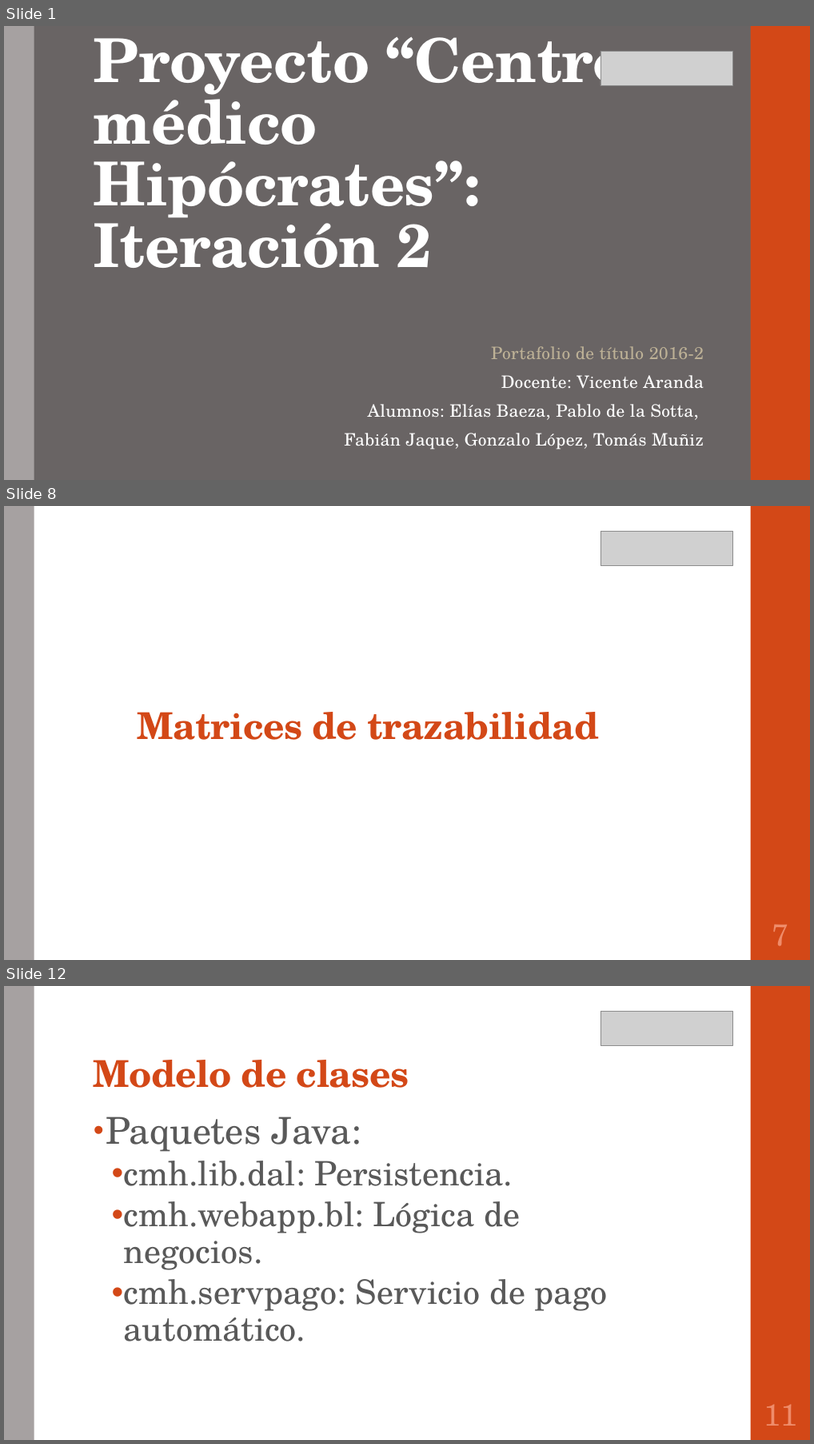
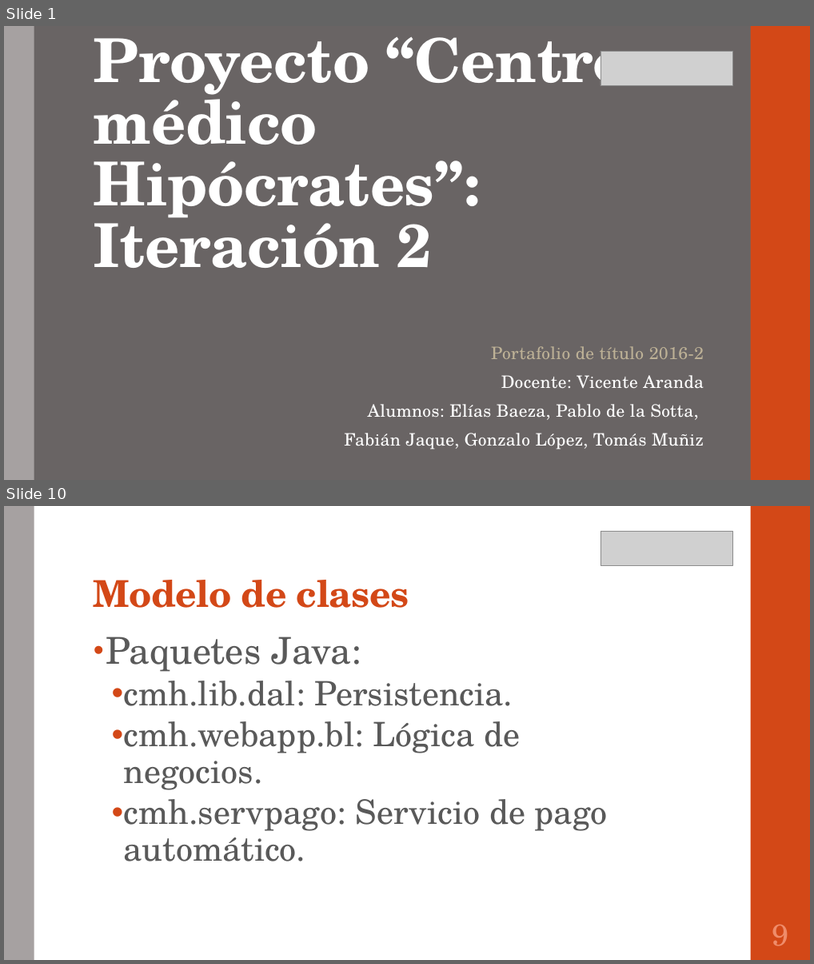
Before and after one commit to portafolio2016/hipocrates, a slide deck: presentación lunes 24 octubre 2016.pptx. Shown one above the other, each under a label of ours: slides 1, 8 and 12 before the commit, slides 1 and 10 after it; the slides between them are not shown. The pictures are 814x1444 and 814x964 pixels, drawn with LibreOffice and Linux fonts; fonts in the diff are those of the drawing; grey boxes stand for pictures. Boxes give left, top, right and bottom in pixels: in the first picture for what was removed or moved away, otherwise in the second. Text is boxed around its words. In the diff, an @@ line names an element or a change of style, - is before the commit and + after.

```diff
--- a/presentación lunes 24 octubre 2016.pptx
+++ b/presentación lunes 24 octubre 2016.pptx
@@ slide 8 removed at (x1=4, y1=506, x2=810, y2=960), background #FFFFFF; not listed: 2 template elements that a slide beside it also shows @@
@@ picture removed at (x1=601, y1=531, x2=734, y2=565) @@
@@ title removed at (x1=138, y1=712, x2=600, y2=740) @@
-Matrices de trazabilidad
@@ page number removed at (x1=773, y1=924, x2=790, y2=945) @@
-7
@@ what was slide 12 is now slide 10 @@
@@ page number at (x1=773, y1=924, x2=790, y2=946): text changed @@
-11
+9
```
Also in this commit, not shown: 9 slides changed, 1 slide added, 3 other slides removed.
